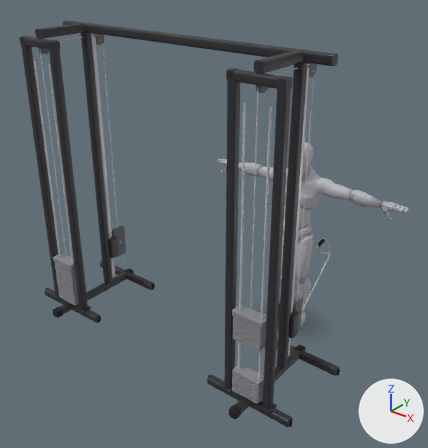
An edit to the glTF model app/src/main/assets/mannequins/cable_triceps_kickback.glb, drawn before and after from the same camera.
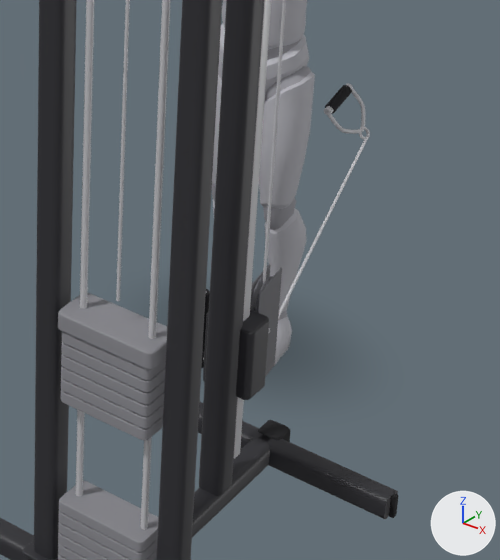
The first picture shows the older version from a 50 mm camera at (2.46, -4.3, 3.42) aimed at (-0.52, -0.57, 1.11). The close-ups show the older and then the newer version on the part from 50% to 87% of the width and 47% to 87% of the height of that picture. Only the edits that show in the close-ups are written down. Arrows for +X, +Y and +Z are at lower right; the lights stay in place. Where no turn or scale is listed for an object, it has been applied to the vertices.

Before the edit, the objects in view are built like this:
```python
ob_cable_crossover_l_31 = bpy.data.objects.new('cable_crossover_l_31', me_mesh_14)
ob_cable_crossover_l_31.parent = ob_cable_crossover_l
ob_cable_crossover_l_31.location = (0.0, 0.5, 0.63)
ob_cable_crossover_l_32 = bpy.data.objects.new('cable_crossover_l_32', me_mesh_14)
ob_cable_crossover_l_32.parent = ob_cable_crossover_l
ob_cable_crossover_l_32.location = (0.0, 0.5, 0.665)
ob_cable_crossover_l_33 = bpy.data.objects.new('cable_crossover_l_33', me_mesh_14)
ob_cable_crossover_l_33.parent = ob_cable_crossover_l
ob_cable_crossover_l_33.location = (0.0, 0.5, 0.7)
ob_cable_crossover_l_35 = bpy.data.objects.new('cable_crossover_l_35', me_mesh_14)
ob_cable_crossover_l_35.parent = ob_cable_crossover_l
ob_cable_crossover_l_35.location = (0.0, 0.5, 0.77)
ob_cable_crossover_l_36 = bpy.data.objects.new('cable_crossover_l_36', me_mesh_14)
ob_cable_crossover_l_36.parent = ob_cable_crossover_l
ob_cable_crossover_l_36.location = (0.0, 0.5, 0.805)
ob_cable_crossover_l_37 = bpy.data.objects.new('cable_crossover_l_37', me_mesh_15)
ob_cable_crossover_l_37.parent = ob_cable_crossover_l
ob_cable_crossover_l_37.location = (0.0, 0.5, 0.849)
ob_cable_crossover_l_43 = bpy.data.objects.new('cable_crossover_l_43', me_mesh_19)
ob_cable_crossover_l_43.parent = ob_cable_crossover_l
ob_cable_crossover_l_43.location = (0.1, 0.5, 1.262)
ob_cable_crossover_l_43.scale = (1.0, 1.0, 2.38)
ob_cable_crossover_l_45 = bpy.data.objects.new('cable_crossover_l_45', None)
ob_cable_crossover_l_45.parent = ob_cable_crossover_l
ob_cable_crossover_l_45.location = (0.0, 0.0, 0.132)
ob_cable_crossover_l_53 = bpy.data.objects.new('cable_crossover_l_53', None)
ob_cable_crossover_l_53.parent = ob_cable_crossover_l_45
ob_cable_crossover_l_53.location = (0.0, -0.19, 0.35)
ob_cable_crossover_l_53.rotation_euler = (0.0, 0.0, 0.135)  # degrees (0, 0, 7.7)
# also in view: 'cable_crossover_l_13' at (0.17, -1.22, 1.37); 'cable_crossover_l_10' at (0.35, -0.66, 1.37); 'cable_crossover_l_9' at (0.35, -0.72, 1.36); 'cable_crossover_l_11' at (0.55, -1.22, 1.37); 'cable_crossover_l_46' at (0.35, -0.66, 0.48)
```
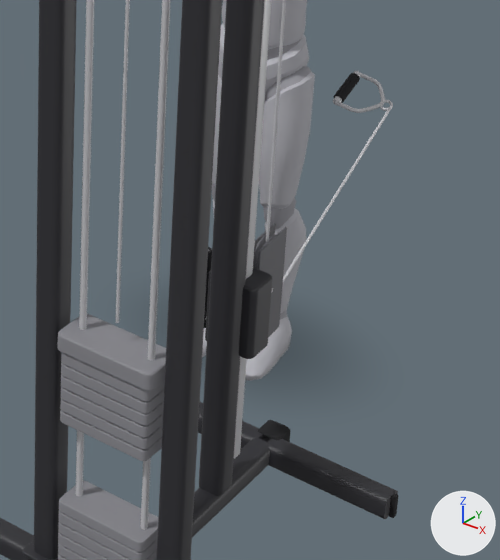
ob_cable_crossover_l_45 is not drawn itself; it is the parent of ob_cable_crossover_l_46, ob_cable_crossover_l_47, ob_cable_crossover_l_48, ob_cable_crossover_l_49, ob_cable_crossover_l_50, ob_cable_crossover_l_51, ob_cable_crossover_l_52, ob_cable_crossover_l_53.
ob_cable_crossover_l_53 is not drawn itself; it is the parent of ob_cable_crossover_l_54, ob_cable_crossover_l_55, ob_cable_crossover_l_56, ob_cable_crossover_l_57, ob_cable_crossover_l_58.
ob_cable_handle_l is not drawn itself; it is the parent of ob_cable_handle_l_0, ob_cable_handle_l_1, ob_cable_handle_l_2, ob_cable_handle_l_3.

Pixel boxes [x1, y1, x2, y2] of what changed, in the close-ups (500 x 560 px):
'cable_crossover_l_37', moved
    before: [58, 293, 167, 369]
    after: [58, 314, 166, 391]
'cable_crossover_l_46', moved
    before: [203, 310, 269, 400]
    after: [205, 268, 273, 359]
'cable_crossover_l_35', moved
    before: [61, 342, 165, 392]
    after: [61, 363, 164, 414]
'cable_crossover_l_33', moved
    before: [61, 366, 164, 417]
    after: [61, 387, 163, 438]
'cable_crossover_l_32', moved
    before: [61, 377, 164, 429]
    after: [60, 399, 163, 450]
'cable_crossover_l_31', moved
    before: [61, 389, 163, 441]
    after: [60, 410, 162, 461]
'cable_crossover_l_36', moved
    before: [62, 331, 166, 380]
    after: [61, 352, 165, 402]
'cable_crossover_l_57', moved, turned
    before: [257, 268, 282, 377]
    after: [258, 227, 287, 338]
'cable_crossover_7', moved, turned
    before: [278, 136, 368, 319]
    after: [283, 106, 391, 282]
'cable_handle_l_2', moved, turned
    before: [326, 89, 366, 134]
    after: [335, 73, 385, 113]
'cable_crossover_l_55', moved, turned
    before: [250, 274, 273, 312]
    after: [253, 233, 276, 269]
'cable_handle_l_1', moved, turned
    before: [325, 85, 352, 114]
    after: [334, 73, 360, 103]
'cable_crossover_l_52', moved
    before: [201, 289, 210, 368]
    after: [204, 247, 212, 328]
'cable_crossover_l_58', moved, turned (mostly hidden)
    before: [251, 264, 271, 295]
    after: [254, 223, 276, 250]
'cable_handle_l_0', moved, turned
    before: [324, 83, 353, 115]
    after: [333, 71, 360, 105]
'cable_handle_l_3', moved, turned
    before: [359, 127, 370, 140]
    after: [380, 100, 393, 111]
'cable_crossover_l_49', moved
    before: [202, 351, 204, 362]
    after: [204, 311, 207, 321]

The edits, one by one:
Object 'cable_crossover_l_31' (ob_cable_crossover_l_31) moves from (0.0, 0.5, 0.63) to (0.0, 0.5, 0.569).
Object 'cable_crossover_l_32' (ob_cable_crossover_l_32) moves from (0.0, 0.5, 0.665) to (0.0, 0.5, 0.604).
Object 'cable_crossover_l_33' (ob_cable_crossover_l_33) moves from (0.0, 0.5, 0.7) to (0.0, 0.5, 0.639).
Object 'cable_crossover_l_35' (ob_cable_crossover_l_35) moves from (0.0, 0.5, 0.77) to (0.0, 0.5, 0.709).
Object 'cable_crossover_l_36' (ob_cable_crossover_l_36) moves from (0.0, 0.5, 0.805) to (0.0, 0.5, 0.744).
Object 'cable_crossover_l_37' (ob_cable_crossover_l_37) moves from (0.0, 0.5, 0.849) to (0.0, 0.5, 0.788).
Object 'cable_crossover_l_45' (ob_cable_crossover_l_45) moves from (0.0, 0.0, 0.132) to (0.0, 0.0, 0.264).
Object 'cable_crossover_l_53' (ob_cable_crossover_l_53) turns from (0, 0, 7.7) to (0, 0, 3.5) degrees about x, y and z.
Object 'cable_handle_l' (ob_cable_handle_l) moves from (0.165, 0.174, 0.836) to (0.165, 0.222, 0.855).
Object 'cable_handle_l' (ob_cable_handle_l) turns from (-142, 15, -90) to (-99, 21, -90) degrees about x, y and z.
Object 'cable_crossover_7' (ob_cable_crossover_7) moves from (0.305, -0.163, 0.562) to (0.332, -0.15, 0.682).
Object 'cable_crossover_7' (ob_cable_crossover_7) turns from (114, 7, 11) to (112, 3.3, 4.8) degrees about x, y and z.
